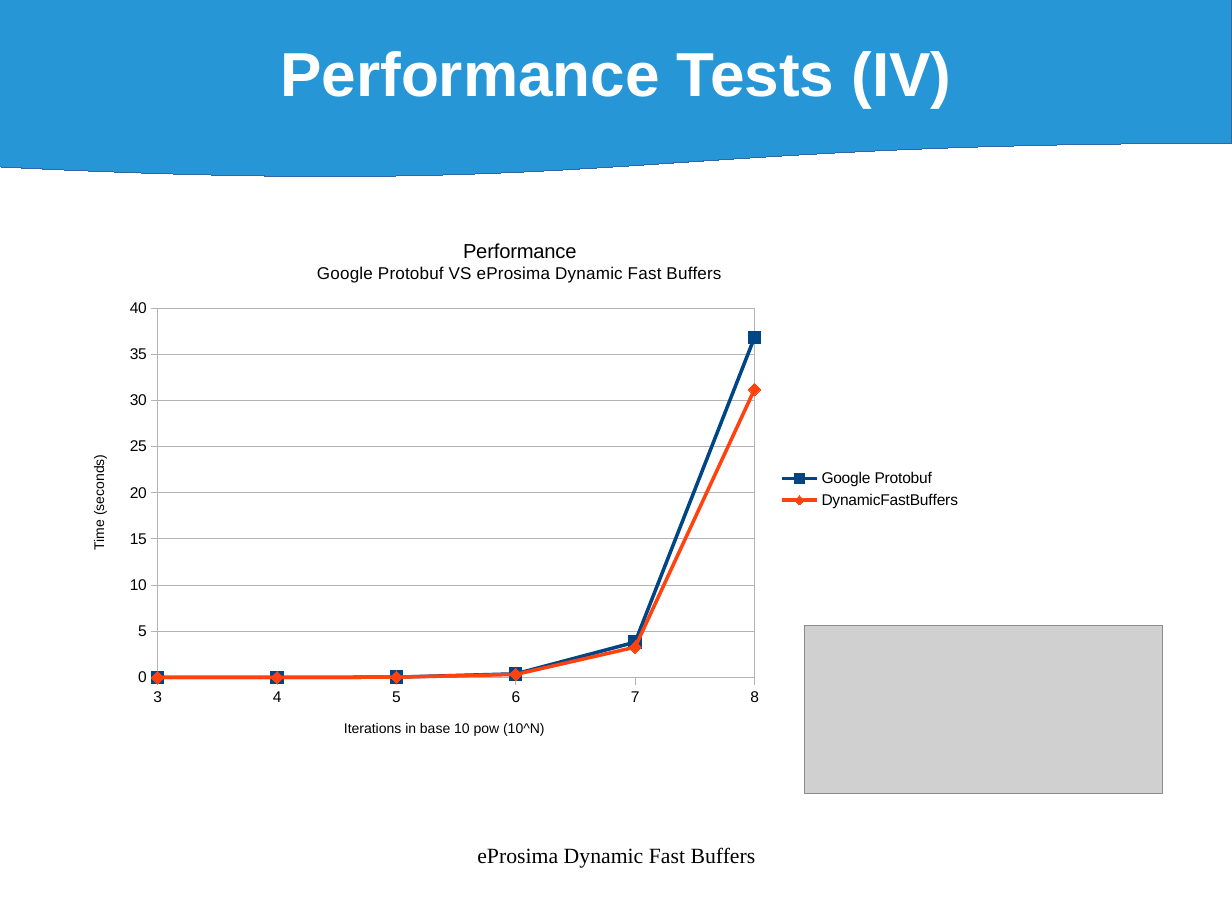
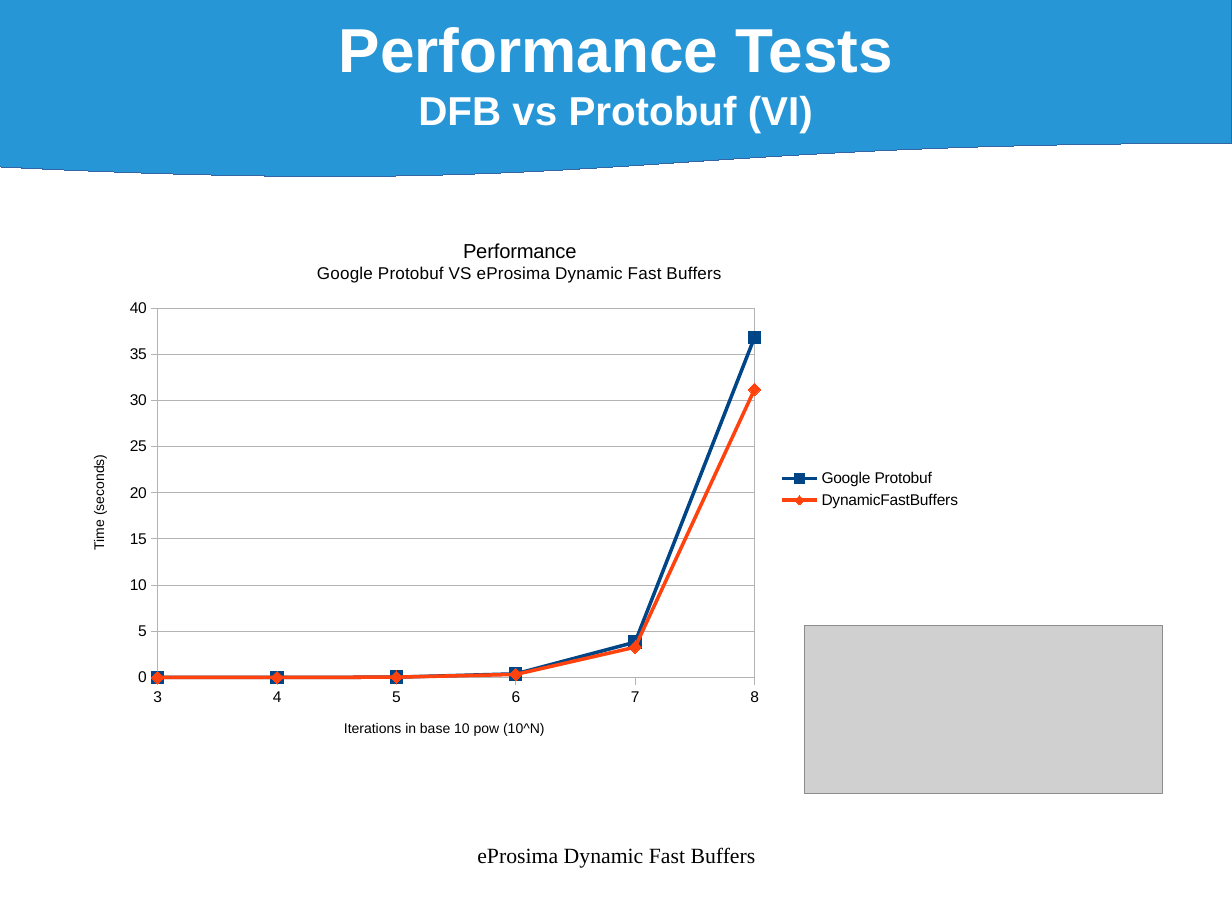
Before and after one commit to eProsima/Dynamic-Fast-Buffers, a slide deck: slide 29 of doc/DynamicFastBuffers_v0.1.odp (slide 18 before the commit). Drawn at 1232x924 pixels with LibreOffice and Linux fonts; fonts in the diff are those of the drawing; grey boxes stand for pictures. Boxes give left, top, right and bottom in pixels: in the first picture for what was removed or moved away, otherwise in the second. Text is boxed around its words. In the diff, an @@ line names an element or a change of style, - is before the commit and + after.

```diff
--- a/doc/DynamicFastBuffers_v0.1.odp
+++ b/doc/DynamicFastBuffers_v0.1.odp
@@ text in flow chart document at (x1=339, y1=27, x2=892, y2=133): text changed; size 40 to 26 pt @@
-Performance Tests (IV)
+Performance Tests
+DFB vs Protobuf (VI)
```
Also in this commit, not shown: 3 other slides changed, 21 slides added, 8 other files.
